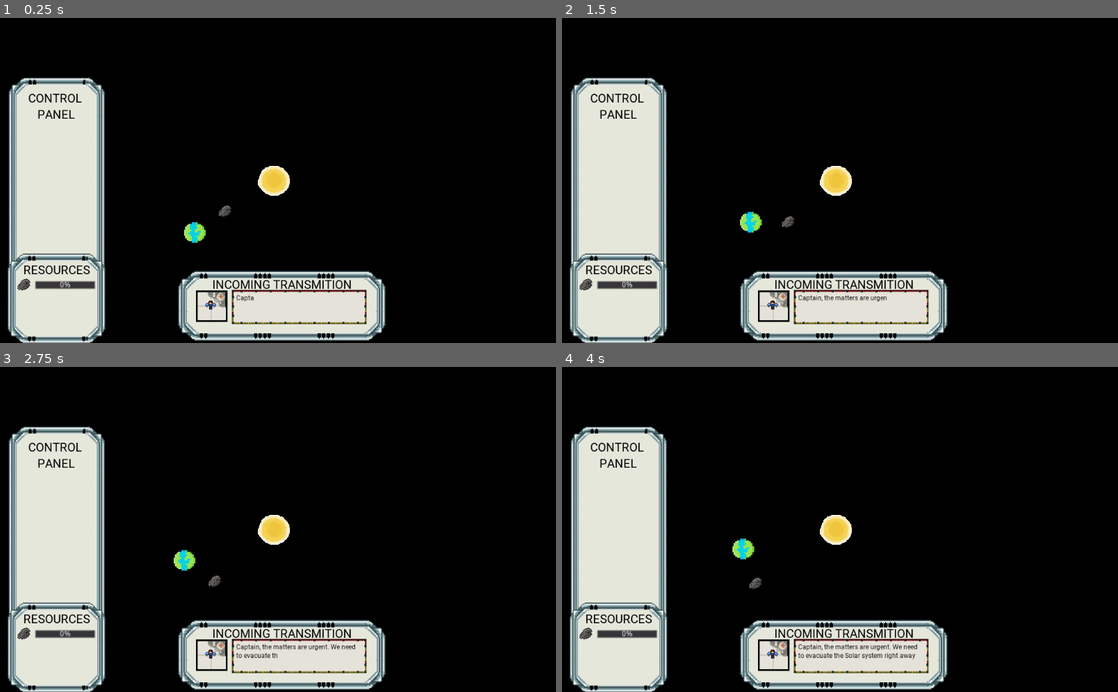
Above: before the commit, frames 1-4 (two rows, left to right).
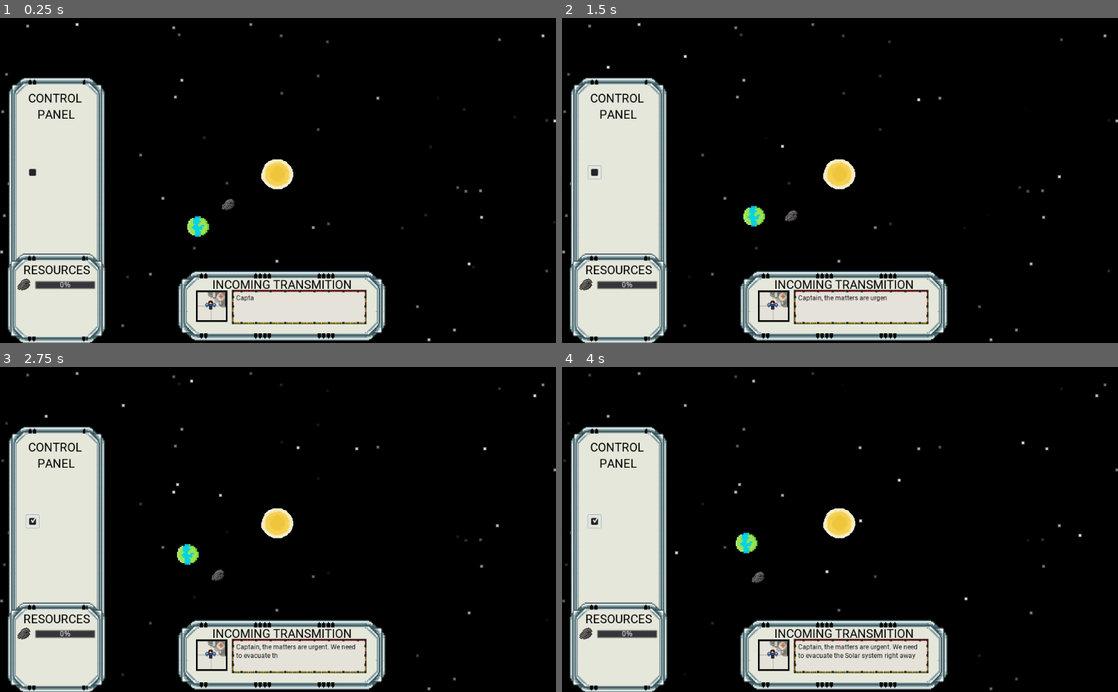
Above: after the commit, the same moments.

Repository: dev-cyprium/EndOfTheUniverse
Game: Godot game, scene res://Scenes/Main.tscn
Two runs of this game, one before a commit and one after it. Both use one fixed random seed, a clock stepped at 60 frames per second and the inputs below.
Inputs (mouse positions are in pixels of both pictures, inside the frame that each line leads up to):
- Up to frame 1 (0.25 s): no input
- Up to frame 2 (1.5 s): click (595, 170) at 0.52 s; click (595, 170) at 1.27 s
- Up to frame 3 (2.75 s): click (33, 519) at 2.02 s
- Up to frame 4 (4 s): move the mouse to (862, 656) at 2.77 s; click (862, 656) at 2.92 s; move the mouse to (745, 552) at 3.52 s; click (745, 552) at 3.67 s

The runs differ from the first frame. In frame 1, 1.0% of the frame differs, in the area x 0-100%, y 1-100%; in frame 2, 1.0%; in frame 3, 1.0%; in frame 4, 1.0%.

Commit message:
fixed a bug

Diff:
--- a/Scenes/GUI.tscn
+++ b/Scenes/GUI.tscn
@@ -25,7 +25,6 @@
 margin_top = -0.699368
 margin_right = -4.27411
 margin_bottom = -0.699402
-mouse_filter = 1
 __meta__ = {
 "_edit_use_anchors_": false
 }
@@ -201,3 +200,9 @@
 __meta__ = {
 "_edit_use_anchors_": false
 }
+
+[node name="CheckBox" type="CheckBox" parent="."]
+margin_left = 41.2536
+margin_top = 269.735
+margin_right = 65.2536
+margin_bottom = 293.735
--- a/Scenes/Main.tscn
+++ b/Scenes/Main.tscn
@@ -22,7 +22,7 @@
 script = ExtResource( 7 )
 
 [node name="Camera2D" type="Camera2D" parent="."]
-position = Vector2( 515.165, -297.801 )
+position = Vector2( 512.773, 302.505 )
 current = true
 
 [node name="Starlight" type="Node" parent="."]
@@ -37,7 +37,7 @@
 margin_bottom = 2.85858
 
 [node name="sun" type="Sprite" parent="."]
-position = Vector2( 508.11, -298.198 )
+position = Vector2( 511.626, 290.762 )
 texture = ExtResource( 1 )
 
 [node name="earth" type="Sprite" parent="sun"]
